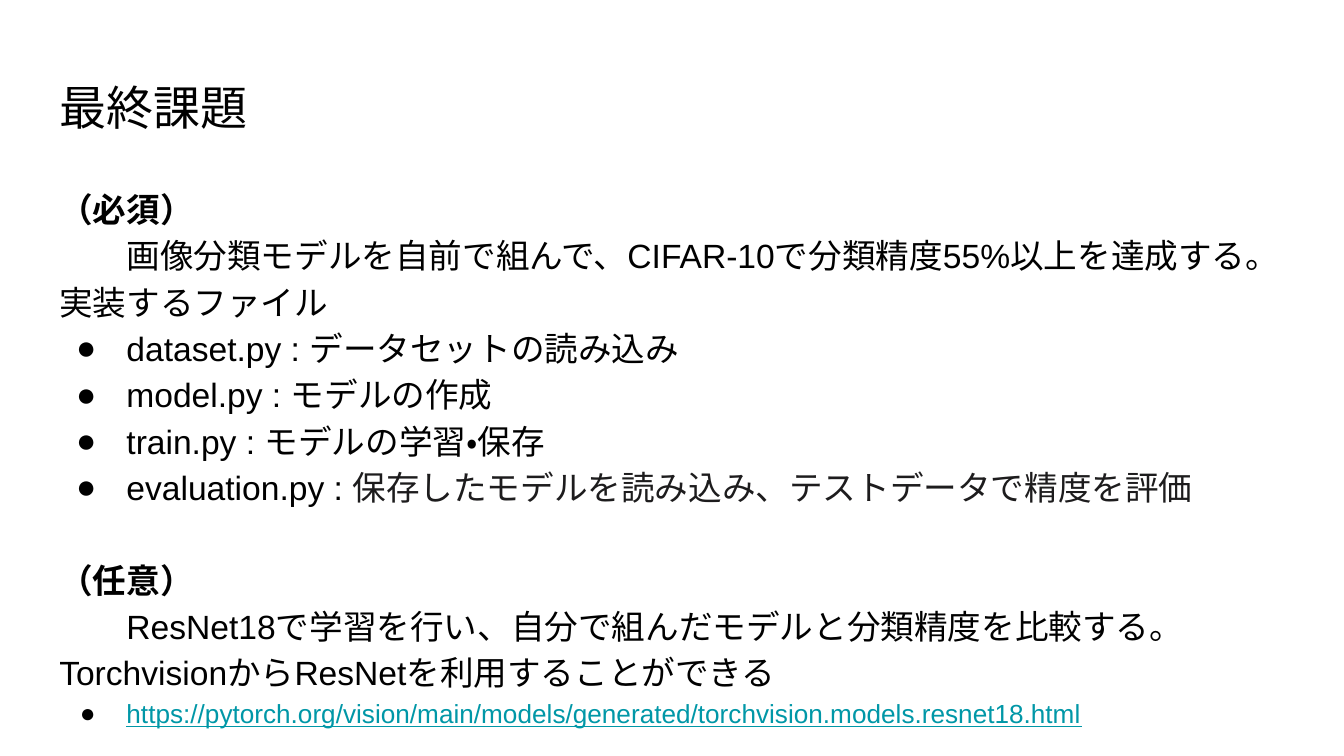
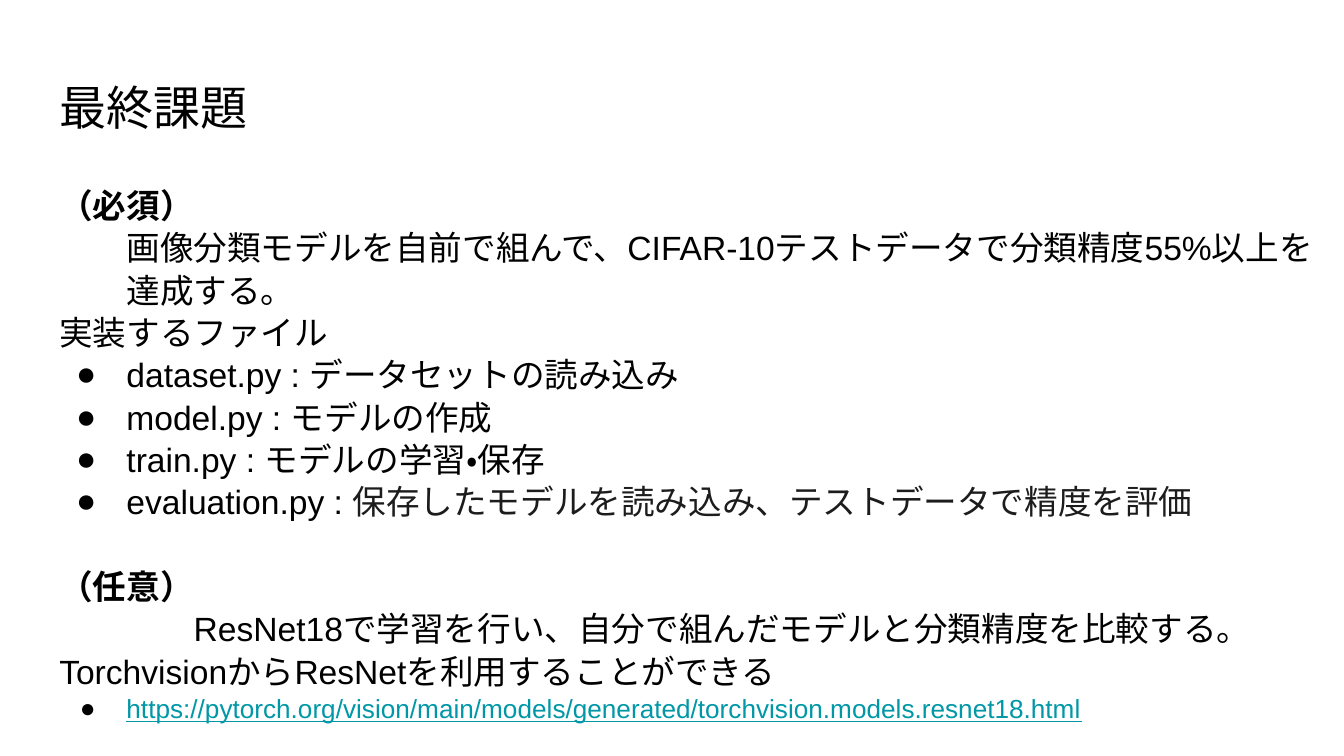
Before and after one commit to shun74/pytorch-training, a slide deck: slide 15 of slides/08/PyTorch講座8.pptx. Drawn at 1344x756 pixels with LibreOffice and Linux fonts; fonts in the diff are those of the drawing. Boxes give left, top, right and bottom in pixels: in the first picture for what was removed or moved away, otherwise in the second. Text is boxed around its words. In the diff, an @@ line names an element or a change of style, - is before the commit and + after.

Commit message:
slide update

```diff
--- a/slides/08/PyTorch講座8.pptx
+++ b/slides/08/PyTorch講座8.pptx
@@ text at (x1=59, y1=189, x2=1251, y2=724): line spacing 1.15 to 1.05; list level 2 to 1 in "ResNet18で学習を行い、自分で組んだモデルと分類精度を比較する。" @@
@@ text at (x1=126, y1=231, x2=1312, y2=306): text changed @@
-画像分類モデルを自前で組んで、CIFAR-10で分類精度55%以上を達成する。
+画像分類モデルを自前で組んで、CIFAR-10テストデータで分類精度55%以上を達成する。
```
Also in this commit, not shown: 3 other slides changed, 1 other file.
